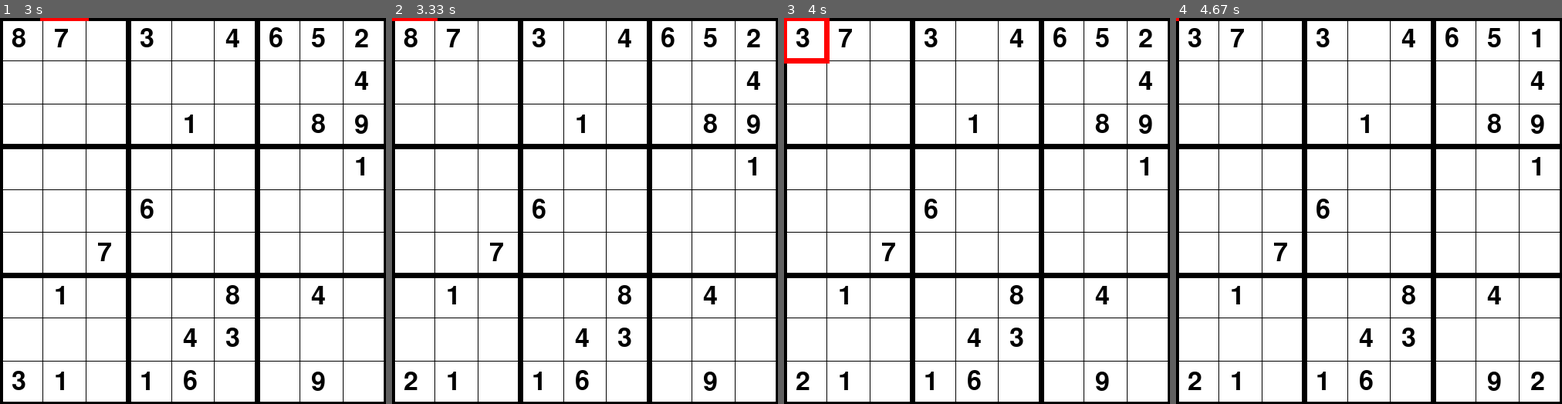
Above: before the commit, frames 1-4 (left to right).
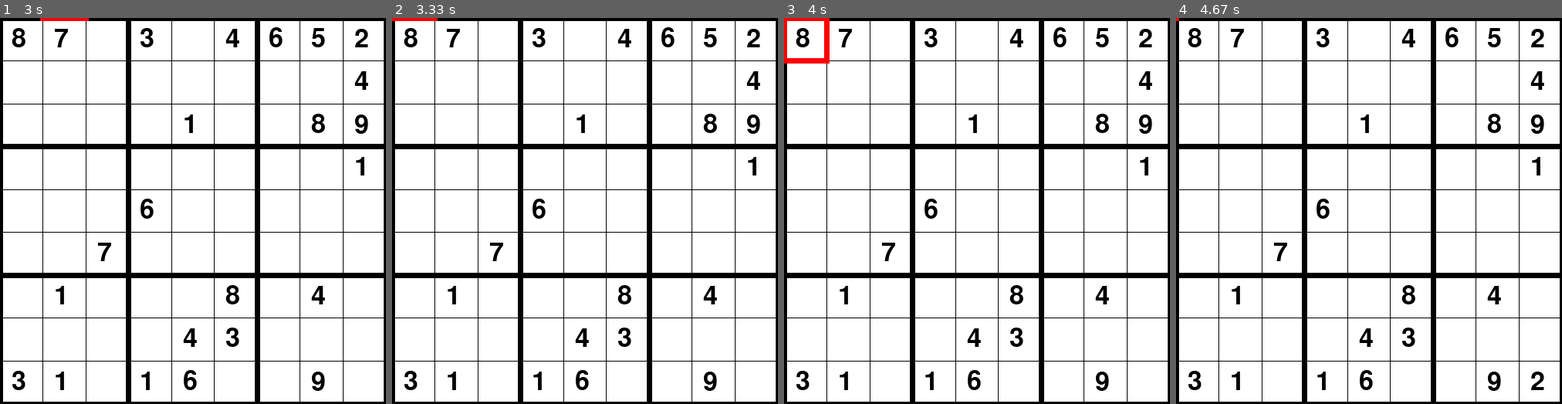
Above: after the commit, the same moments.

Repository: alisamoskovtseva/pygame_project
Game: pygame game, started from main1.py
Same seed, same stepped clock (60 frames per second), same inputs: the game is played once before the commit and once after it.
Inputs (mouse positions are in pixels of both pictures, inside the frame that each line leads up to):
- Up to frame 1 (3 s): click (177, 226) at 0.88 s; click (320, 330) at 1.22 s; tap 1 at 1.5, 2.82 s; tap 8 at 1.83 s; hold Up 2.17-2.63 s; tap 3 at 2.32 s; hold Right from 2.67 s (still down)
- Up to frame 2 (3.33 s): release Right at 3.13 s; hold Left from 3.17 s (still down); tap 2 at 3.32 s
- Up to frame 3 (4 s): release Left at 3.7 s; hold Down from 3.73 s (still down); tap 3 at 3.88 s
- Up to frame 4 (4.67 s): release Down at 4.03 s; hold Left 4.07-4.47 s; tap 1 at 4.22 s; hold Up from 4.5 s (still down); tap 2 at 4.65 s

Frame 1 is identical in both runs. In frame 2, less than 0.1% of the frame differs, in the area x 3-7%, y 91-97%; in frame 3, 0.1%; in frame 4, 0.2%, in the area x 3-96%, y 2-97%.

Commit message:
Update main1.py
обработка вводимых значений, фиксирование карты(работает но не так)

Diff:
--- a/main1.py
+++ b/main1.py
@@ -7,7 +7,7 @@
 pygame.init()
 screen = pygame.display.set_mode((500, 500))
 img = pygame.image.load('data\судоку.jpg')
-pygame.display.set_caption("Aлёна лох объелась блох")
+pygame.display.set_caption("Aлиса лох объелась блох")
 pygame.display.set_icon(img)
 all_sprites = pygame.sprite.Group()
 clock = pygame.time.Clock()
@@ -39,13 +39,13 @@
             [0, 0, 0, 0, 0, 0, 0, 0, 0],
             [0, 0, 0, 0, 0, 0, 0, 0, 0],
             [0, 0, 0, 0, 0, 0, 0, 0, 0]]
-table = [[True * 9] for _ in range(10)]
+table = [[True, True, True, True, True, True, True, True, True] for _ in range(9)]
 level = 0
-count = 0
+
 
 class Sudoku1:
     def sud(self):
-        global maps, c, side, maps_ans, level
+        global maps, c, side, maps_ans, level, table
         c = 0
         while c != 9:
             c = 0
@@ -70,6 +70,7 @@
                         [0, 0, 0, 0, 0, 0, 0, 0, 0],
                         [0, 0, 0, 0, 0, 0, 0, 0, 0],
                         [0, 0, 0, 0, 0, 0, 0, 0, 0]]
+            table = [[True, True, True, True, True, True, True, True, True] for _ in range(9)]
             for i in range(9):
                 for j in range(9):
 
@@ -105,7 +106,8 @@
         empties = squares * level // 4  # УРОВЕНЬ СЛОЖНОСИ 1-3
         for p in sample(range(squares), empties):
             maps[p // side][p % side] = 0
-
+            table[p // side][p % side] = False
+            # maps[0][0] = 0
         with open("file.txt", "w") as output:
             for i in ans:
                 output.write(str(i))
@@ -268,14 +270,15 @@
 
 # заполнение значения
 def draw_val(val):
-    print(valid(maps, int(x), int(y), val, maps_ans))
-    if val != maps_ans[int(y)][int(x)]:
-        color = (0, 0, 0)
-        print(val == maps_ans[int(y)][int(x)])
-    else:
-        color = (255, 0, 0)
-    text1 = font1.render(str(val), 1, color)
-    screen.blit(text1, (x * dif + 15, y * dif + 15))
+    global table
+    print(table)
+    if table[int(x)][int(y)] == False:
+        if val != maps_ans[int(y)][int(x)]:
+            text1 = font1.render(str(val), 1, (255, 0, 0))
+            screen.blit(text1, (x * dif + 15, y * dif + 15))
+        else:
+            text1 = font1.render(str(val), 1, (0, 0, 0))
+            screen.blit(text1, (x * dif + 15, y * dif + 15))
 
 
 # ОБРАБОТКА ОШИБОК(вообще они не нужны, т.к. выводиться текст, а у нас его нет
@@ -296,30 +299,35 @@
 
 # проверка подлинности значения
 def valid(maps, i, j, val, maps_ans):
+    global table
+    if table[i][j] == True:
+        return
     if val == maps_ans[i][j]:
         maps[i][j] = val
+        table[i][j] = True
         return True
     else:
         maps[i][j] = 0
-        x = i
-        y = j
-        for i in range(2):
-            pygame.draw.line(screen, (255, 122, 0), (x * dif - 3, (y + i) * dif), (x * dif + dif + 3, (y + i) * dif), 7)
-            pygame.draw.line(screen, (255, 122, 0), ((x + i) * dif, y * dif), ((x + i) * dif, y * dif + dif), 7)
+        table[i][j] = False
+        # x = i
+        # y = j
+        # for i in range(2):
+        #     pygame.draw.line(screen, (255, 122, 0), (x * dif - 3, (y + i) * dif), (x * dif + dif + 3, (y + i) * dif), 7)
+        #     pygame.draw.line(screen, (255, 122, 0), ((x + i) * dif, y * dif), ((x + i) * dif, y * dif + dif), 7)
 
     return False
-    # for it in range(9):[
-    #     if m[i][it] == val:
-    #         return False
-    #     if m[it][j] == val:
-    #         return False
-    # it = i // 3
-    # jt = j // 3
-    # for i in range(it * 3, it * 3 + 3):
-    #     for j in range(jt * 3, jt * 3 + 3):
-    #         if m[i][j] == val:
-    #             return False
-    # return True
+# for it in range(9):[
+#     if m[i][it] == val:
+#         return False
+#     if m[it][j] == val:
+#         return False
+# it = i // 3
+# jt = j // 3
+# for i in range(it * 3, it * 3 + 3):
+#     for j in range(jt * 3, jt * 3 + 3):
+#         if m[i][j] == val:
+#             return False
+# return True
 
 
 # заполнение готовых значений(нам это надо?)
@@ -359,8 +367,7 @@
 
 # после завершения игры картинкаю добавить кнопку, которая перебрысывает на выбор уровня (заново)
 def final():
-    global maps, maps_ans, count
-    count= 0
+    global maps, maps_ans
     maps = [[0, 0, 0, 0, 0, 0, 0, 0, 0],
             [0, 0, 0, 0, 0, 0, 0, 0, 0],
             [0, 0, 0, 0, 0, 0, 0, 0, 0],
@@ -371,18 +378,29 @@
             [0, 0, 0, 0, 0, 0, 0, 0, 0],
             [0, 0, 0, 0, 0, 0, 0, 0, 0]]
     running = True
+    x = create_stars()
+    all_sprites = pygame.sprite.Group()
     while running:
         for event in pygame.event.get():
             if event.type == pygame.QUIT:
                 running = False
             if event.type == pygame.MOUSEBUTTONDOWN:
                 return
-        if count == 0 or count == 1:
-            create_stars()
-            count += 1
+        create_stars()
         all_sprites.update()
         fon = pygame.transform.scale(load_image('end_screen.png'), ((width, height)))
         screen.blit(fon, (0, 0))
+        font = pygame.font.Font(None, 30)
+        text_coord = 50
+        intro_text = ["Нажмите на подарок"]
+        for line in intro_text:
+            string_rendered = font.render(line, 1, pygame.Color('white'))
+            intro_rect = string_rendered.get_rect()
+            text_coord += 10
+            intro_rect.top = text_coord
+            intro_rect.x = 10
+            text_coord += intro_rect.height
+            screen.blit(string_rendered, intro_rect)
         all_sprites.draw(screen)
         pygame.display.flip()
         clock.tick(FPS)
@@ -404,7 +422,7 @@
 
         self.velocity = [dx, dy]
         self.rect.x, self.rect.y = 255, 255
-        self.gravity = 0.5
+        self.gravity = GRAVITY
 
     def update(self):
         self.velocity[1] += self.gravity
@@ -415,11 +433,12 @@
 
 
 def create_stars():
-    particle_count = 100
-    numbers = range(-10,10)
+    x = []
+    particle_count = 50
+    numbers = range(-5, 6)
     for _ in range(particle_count):
-        Feyerverk(random.choice(numbers), random.choice(numbers))
-
+        x.append(Feyerverk(random.choice(numbers), random.choice(numbers)))
+    return x
 
 
 run = True
@@ -430,6 +449,8 @@
 is_true = True
 if __name__ == '__main__':
     start_screen()
+    # a = Sudoku1()
+    # a.sud()
     Sudoku1().sud()
     print(maps, maps_ans, sep='\n')
     run = True
@@ -482,13 +503,13 @@
             else:
                 rs = 1
             flag2 = 0
-        if val != 0:
+        if (val != 0) and (table[int(x)][int(y)] == False):
             draw_val(val)
             print(int(x))
             print(int(y))
             print(val)
             if valid(maps, int(x), int(y), val, maps_ans):
-                is_true = True
+                table[int(x)][int(y)] = True
                 maps[int(x)][int(y)] = val
                 flag1 = 0
             else:
